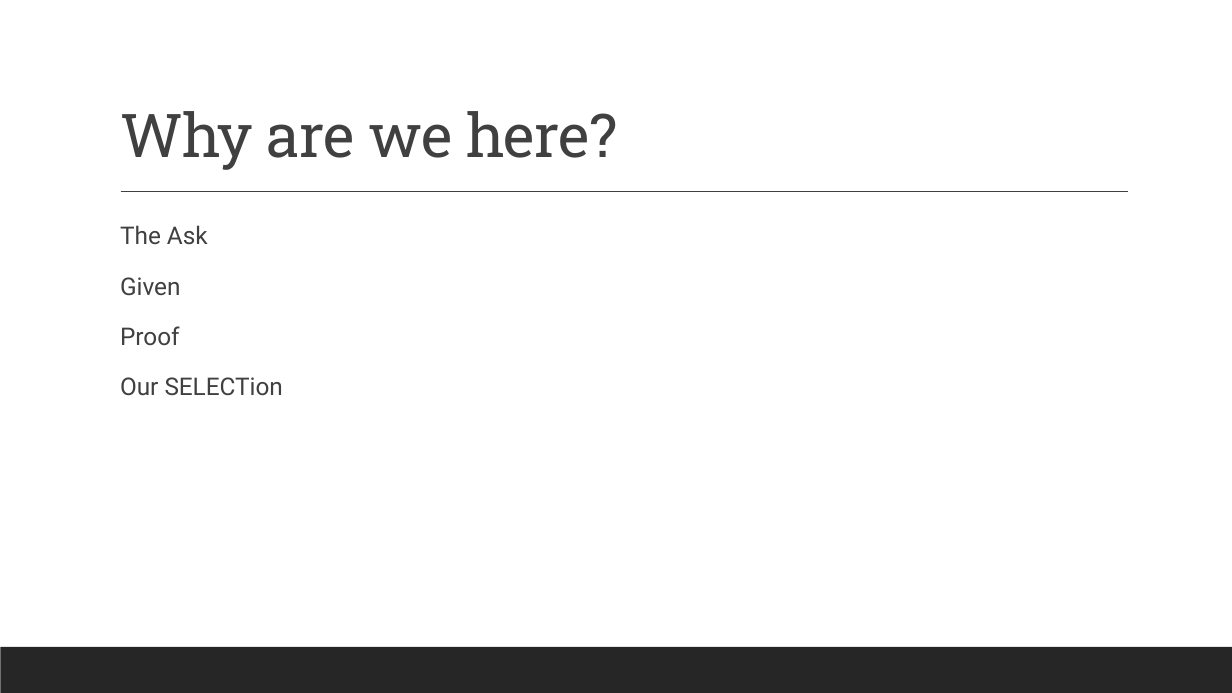
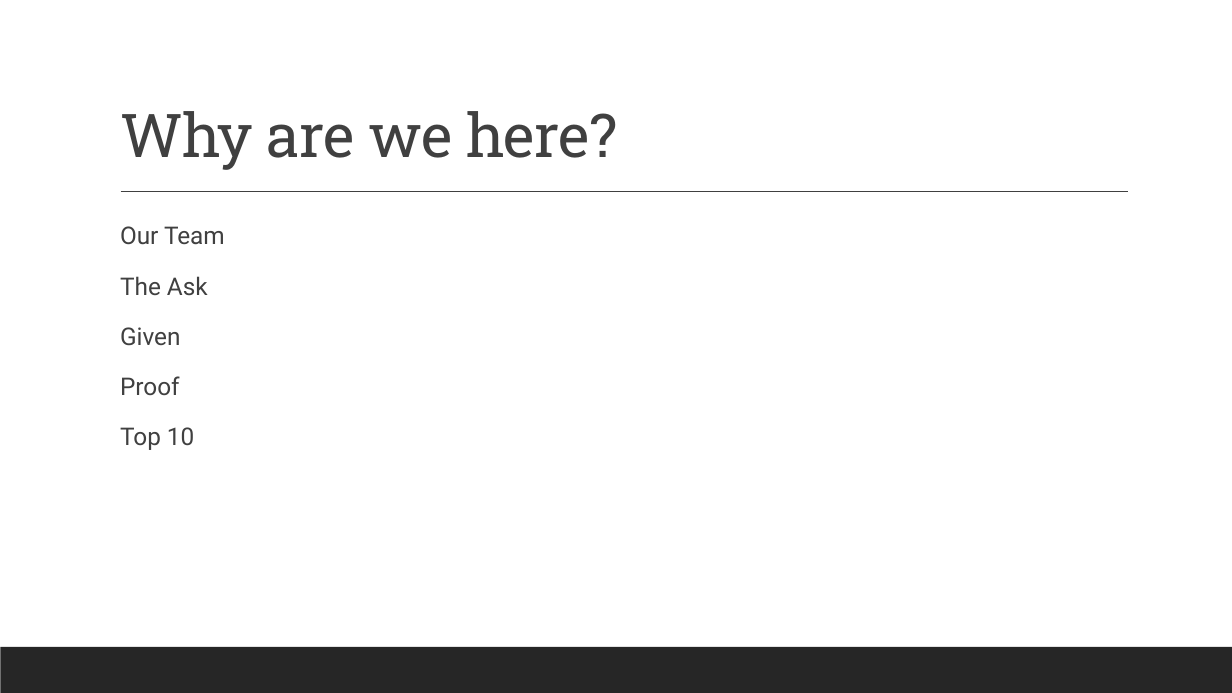
Before and after one commit to robertlanier/app-trader, a slide deck: slide 2 of presentation/app_trader_proposal.pptx (slide 3 before the commit). Drawn at 1232x693 pixels with LibreOffice and Linux fonts; fonts in the diff are those of the drawing. Boxes give left, top, right and bottom in pixels: in the first picture for what was removed or moved away, otherwise in the second. Text is boxed around its words. In the diff, an @@ line names an element or a change of style, - is before the commit and + after.

```diff
--- a/presentation/app_trader_proposal.pptx
+++ b/presentation/app_trader_proposal.pptx
@@ text at (x1=120, y1=226, x2=225, y2=245): paragraph added @@
+  Our Team
@@ text at (x1=120, y1=427, x2=194, y2=450): text changed @@
-  Our SELECTion
+  Top 10
```
Also in this commit, not shown: 2 other slides changed, 5 slides added, 1 slide removed.
